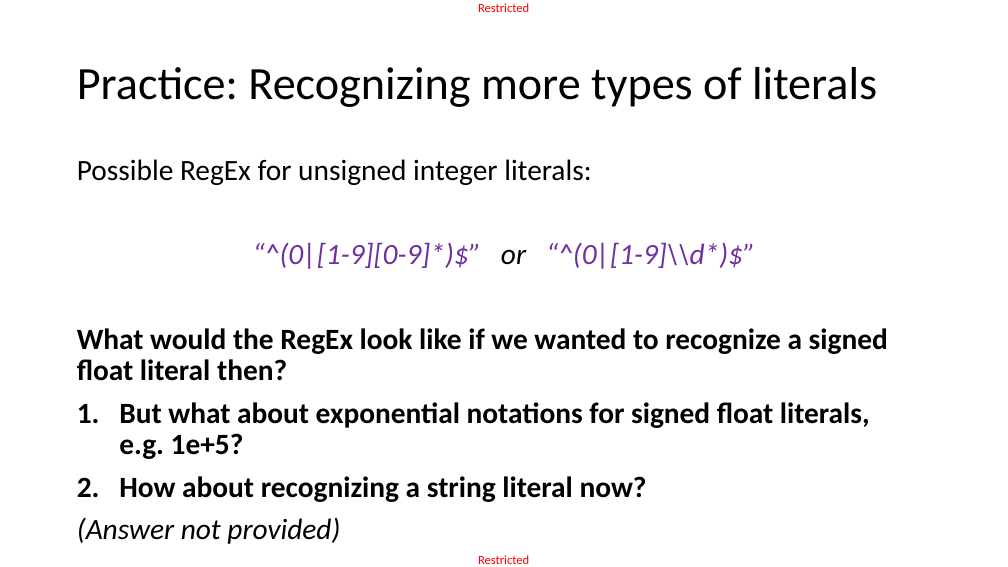
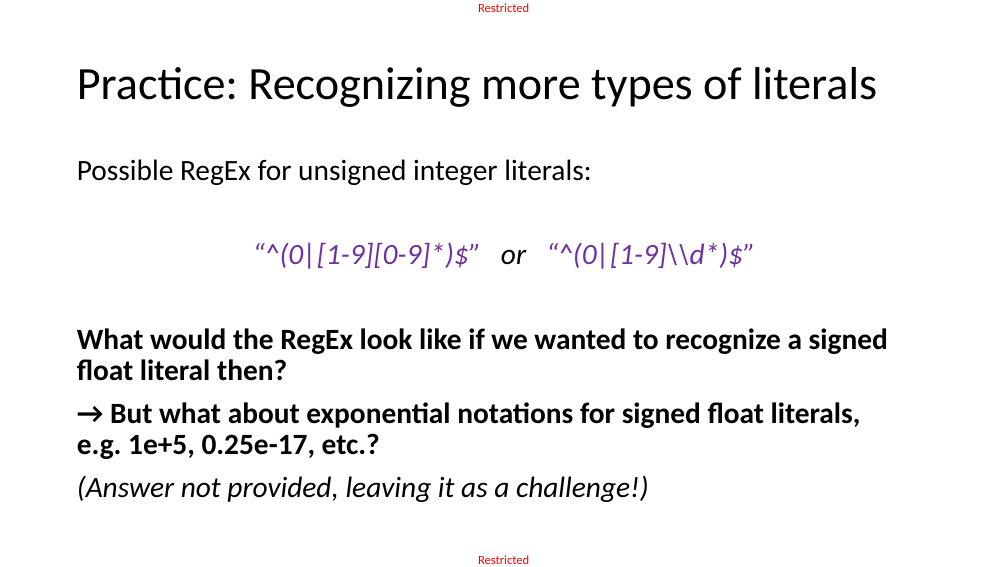
Before and after one commit to matthieudemari/SUTD_PLC_50_051, a slide deck: slide 63 of W9/W9S3/W9S3.pptx (slide 60 before the commit). Drawn at 1008x567 pixels with LibreOffice and Linux fonts; fonts in the diff are those of the drawing. Boxes give left, top, right and bottom in pixels: in the first picture for what was removed or moved away, otherwise in the second. Text is boxed around its words. In the diff, an @@ line names an element or a change of style, - is before the commit and + after.

```diff
--- a/W9/W9S3/W9S3.pptx
+++ b/W9/W9S3/W9S3.pptx
@@ text at (77,402,861,502): text changed @@
-1. But what about exponential notations for signed float literals,
-   e.g. 1e+5?
-2. How about recognizing a string literal now?
-(Answer not provided)
+→ But what about exponential notations for signed float literals,
+e.g. 1e+5, 0.25e-17, etc.?
+(Answer not provided, leaving it as a challenge!)
```
Also in this commit, not shown: 20 other slides changed, 8 slides added, 7 other files.
